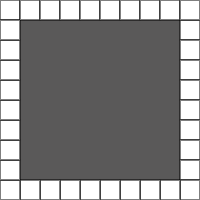
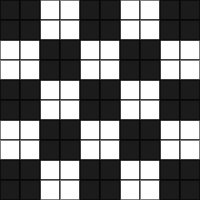
Before/after of a 200x200 layered artwork. What changed in the layer stack:
added group "Group 2" with 127 layers above "Grupo 1" over <box>0,0,200,200</box>
added group "Group 4" with 65 layers in group "Group 2" over <box>0,0,200,200</box>
added group "Group 1 copy 24" with 4 layers in group "Group 4" over <box>160,160,200,200</box>
added group "Group 1 copy 23" with 4 layers in group "Group 4" over <box>80,160,120,200</box>
added group "Group 1 copy 22" with 4 layers in group "Group 4" over <box>0,160,40,200</box>
added group "Group 1 copy 21" with 4 layers in group "Group 4" over <box>160,80,200,120</box>
added group "Group 1 copy 20" with 4 layers in group "Group 4" over <box>120,120,160,160</box>
added group "Group 1 copy 19" with 4 layers in group "Group 4" over <box>80,80,120,120</box>
added group "Group 1 copy 18" with 4 layers in group "Group 4" over <box>40,120,80,160</box>
added group "Group 1 copy 17" with 4 layers in group "Group 4" over <box>0,80,40,120</box>
added group "Group 1 copy 16" with 4 layers in group "Group 4" over <box>160,0,200,40</box>
added group "Group 1 copy 15" with 4 layers in group "Group 4" over <box>120,40,160,80</box>
added group "Group 1 copy 14" with 4 layers in group "Group 4" over <box>80,0,120,40</box>
added group "Group 1 copy 13" with 4 layers in group "Group 4" over <box>40,40,80,80</box>
added group "Group 1 copy" with 4 layers in group "Group 4" over <box>0,0,40,40</box>
added group "Group 3" with 60 layers in group "Group 2" over <box>0,0,200,200</box>
added group "Group 1 copy 10" with 4 layers in group "Group 3" over <box>0,120,40,160</box>
added group "Group 1 copy 9" with 4 layers in group "Group 3" over <box>160,120,200,160</box>
added group "Group 1 copy 12" with 4 layers in group "Group 3" over <box>120,160,160,200</box>
added group "Group 1 copy 11" with 4 layers in group "Group 3" over <box>40,160,80,200</box>
hid group "Grupo 1" (86 layers) over <box>0,0,200,200</box>
…and 106 more changes (106 added)
